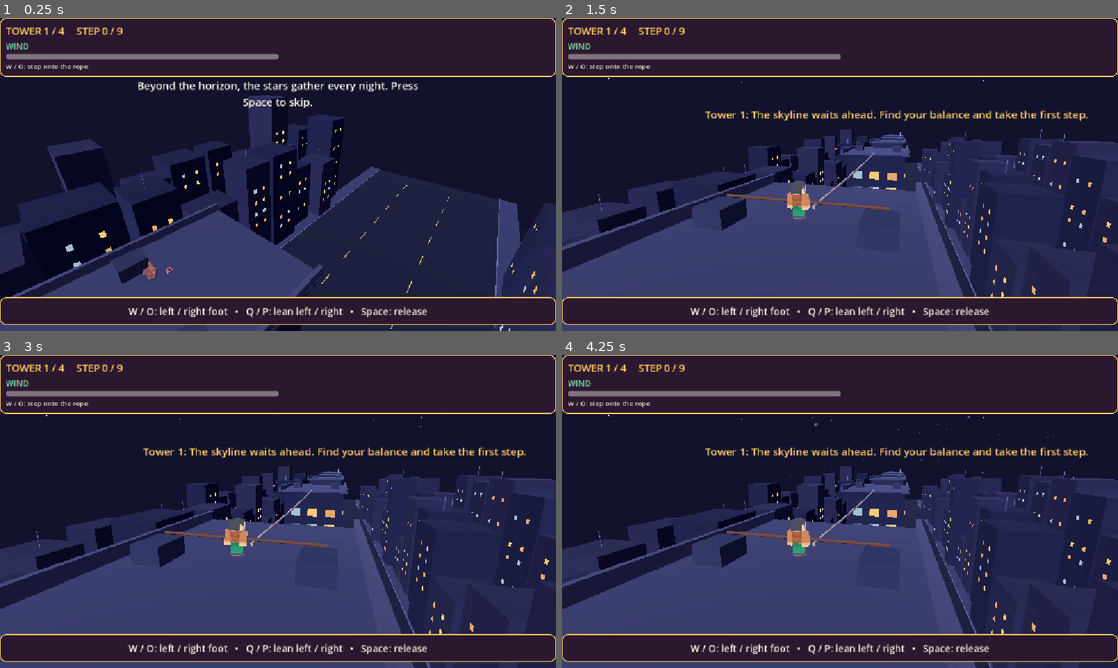
Above: before the commit, frames 1-4 (two rows, left to right).
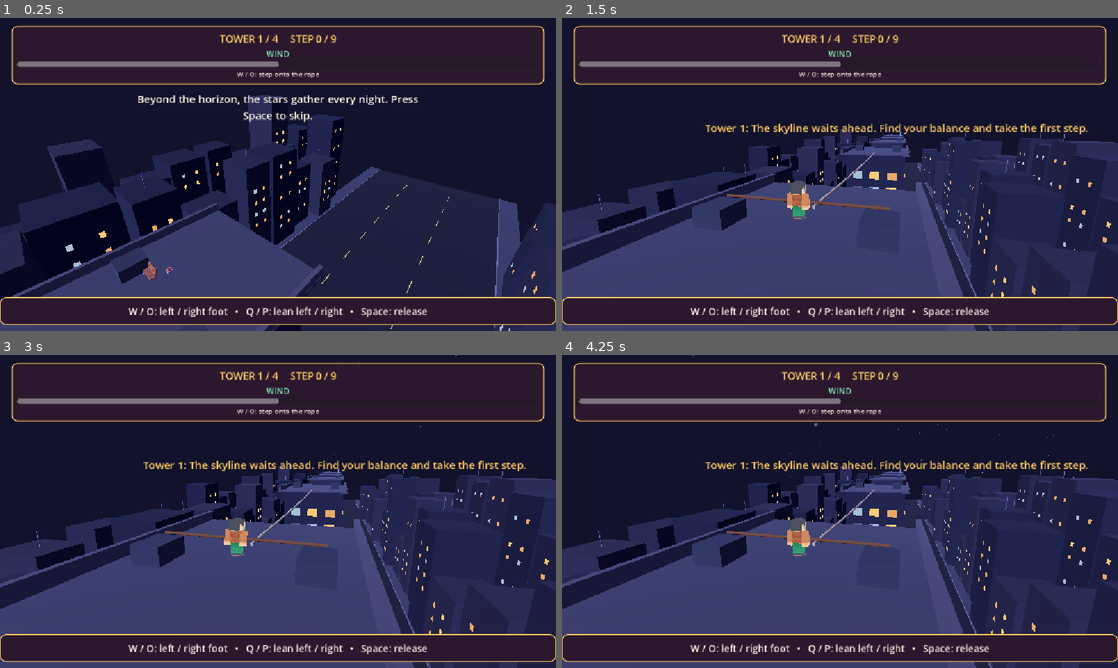
Above: after the commit, the same moments.

Repository: Ady-computerscience/tightrope_walker_alpha
Game: Godot game, scene res://scenes/main.tscn
Same seed, same stepped clock (60 frames per second), same inputs: the game is played once before the commit and once after it.
Inputs:
- Up to frame 1 (0.25 s): no input
- Up to frame 2 (1.5 s): tap Space (release) at 0.5, 0.6 s; hold P (lean_right) 0.53-1.28 s; hold Q (lean_left) from 1.28 s (still down); tap E at 1.35 s
- Up to frame 3 (3 s): tap R (restart_run) at 2, 2.75 s; release Q (lean_left) at 2.03 s; hold P (lean_right) from 2.03 s (still down); tap Space (release) at 2.1 s; tap E at 2.85 s
- Up to frame 4 (4.25 s): tap R (restart_run) at 3.5 s; release P (lean_right) at 3.53 s; hold Q (lean_left) from 3.53 s (still down); tap Space (release) at 3.6 s

The runs differ from the first frame. In frame 1, 10% of the frame differs, in the area x 0-100%, y 0-34%; in frame 2, 11%, in the area x 0-100%, y 0-38%; in frame 3, 11%; in frame 4, 11%.

Commit message:
Center HUD text and add padding

Diff:
--- a/scripts/game_hud.gd
+++ b/scripts/game_hud.gd
@@ -14,6 +14,9 @@
 const PANEL := Color("2c182e")
 const CONTROL_HINT_SECONDS := 10.0
 const COUNTDOWN_BAR_HEIGHT := 4.0
+const TOP_BANNER_SIDE_MARGIN := 24.0
+const TOP_BANNER_TOP_MARGIN := 16.0
+const TOP_BANNER_HEIGHT := 116.0
 
 var _progress: Label
 var _stage: Label
@@ -69,10 +72,11 @@
 		return
 	var viewport_size := get_viewport().get_visible_rect().size
 	var timer_width := clampf(width, 40.0, viewport_size.x - 24.0)
+	var minimum_y := TOP_BANNER_TOP_MARGIN + TOP_BANNER_HEIGHT + 8.0
 	_countdown_track.size.x = timer_width
 	_countdown_track.position = Vector2(
 		clampf(screen_position.x - timer_width * 0.5, 12.0, maxf(12.0, viewport_size.x - timer_width - 12.0)),
-		clampf(screen_position.y, 116.0, maxf(116.0, viewport_size.y - COUNTDOWN_BAR_HEIGHT - 12.0))
+		clampf(screen_position.y, minimum_y, maxf(minimum_y, viewport_size.y - COUNTDOWN_BAR_HEIGHT - 12.0))
 	)
 	_countdown_fill.size.x = timer_width * fraction
 	_countdown_fill_style.bg_color = WARNING_RED if fraction <= 0.25 else GOLD
@@ -120,16 +124,22 @@
 	add_child(root)
 
 	var top := PanelContainer.new()
+	top.name = "Top Banner"
 	top.set_anchors_preset(Control.PRESET_TOP_WIDE)
-	top.offset_bottom = 108.0
+	top.offset_left = TOP_BANNER_SIDE_MARGIN
+	top.offset_right = -TOP_BANNER_SIDE_MARGIN
+	top.offset_top = TOP_BANNER_TOP_MARGIN
+	top.offset_bottom = TOP_BANNER_TOP_MARGIN + TOP_BANNER_HEIGHT
 	top.add_theme_stylebox_override("panel", _panel_style())
 	root.add_child(top)
 	var top_box := VBoxContainer.new()
 	top_box.add_theme_constant_override("separation", 4)
 	top.add_child(top_box)
 	_progress = _label("TOWER 1 / 4", 21, GOLD)
+	_progress.horizontal_alignment = HORIZONTAL_ALIGNMENT_CENTER
 	top_box.add_child(_progress)
 	_stage = _label("WIND", 17, MINT)
+	_stage.horizontal_alignment = HORIZONTAL_ALIGNMENT_CENTER
 	top_box.add_child(_stage)
 	_balance = ProgressBar.new()
 	_balance.min_value = 0.0
@@ -139,6 +149,7 @@
 	_balance.custom_minimum_size = Vector2(0, 12)
 	top_box.add_child(_balance)
 	_cue = _label("Keep the pole level", 14, CREAM)
+	_cue.horizontal_alignment = HORIZONTAL_ALIGNMENT_CENTER
 	top_box.add_child(_cue)
 
 	_countdown_track = Panel.new()
@@ -178,7 +189,7 @@
 
 	_caption = _label("", 22, CREAM)
 	_caption.set_anchors_preset(Control.PRESET_CENTER_TOP)
-	_caption.offset_top = 124.0
+	_caption.offset_top = TOP_BANNER_TOP_MARGIN + TOP_BANNER_HEIGHT + 20.0
 	_caption.offset_left = -320.0
 	_caption.offset_right = 320.0
 	_caption.horizontal_alignment = HORIZONTAL_ALIGNMENT_CENTER
@@ -188,7 +199,7 @@
 
 	_toast = _label("", 22, GOLD)
 	_toast.set_anchors_preset(Control.PRESET_CENTER_TOP)
-	_toast.offset_top = 184.0
+	_toast.offset_top = TOP_BANNER_TOP_MARGIN + TOP_BANNER_HEIGHT + 80.0
 	_toast.offset_left = -280.0
 	_toast.offset_right = 280.0
 	_toast.horizontal_alignment = HORIZONTAL_ALIGNMENT_CENTER
